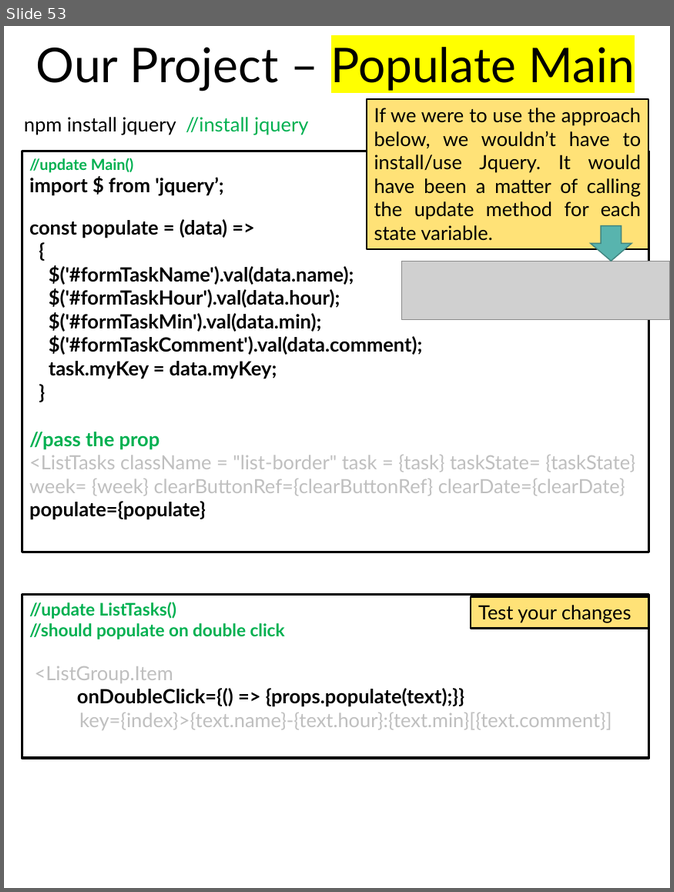
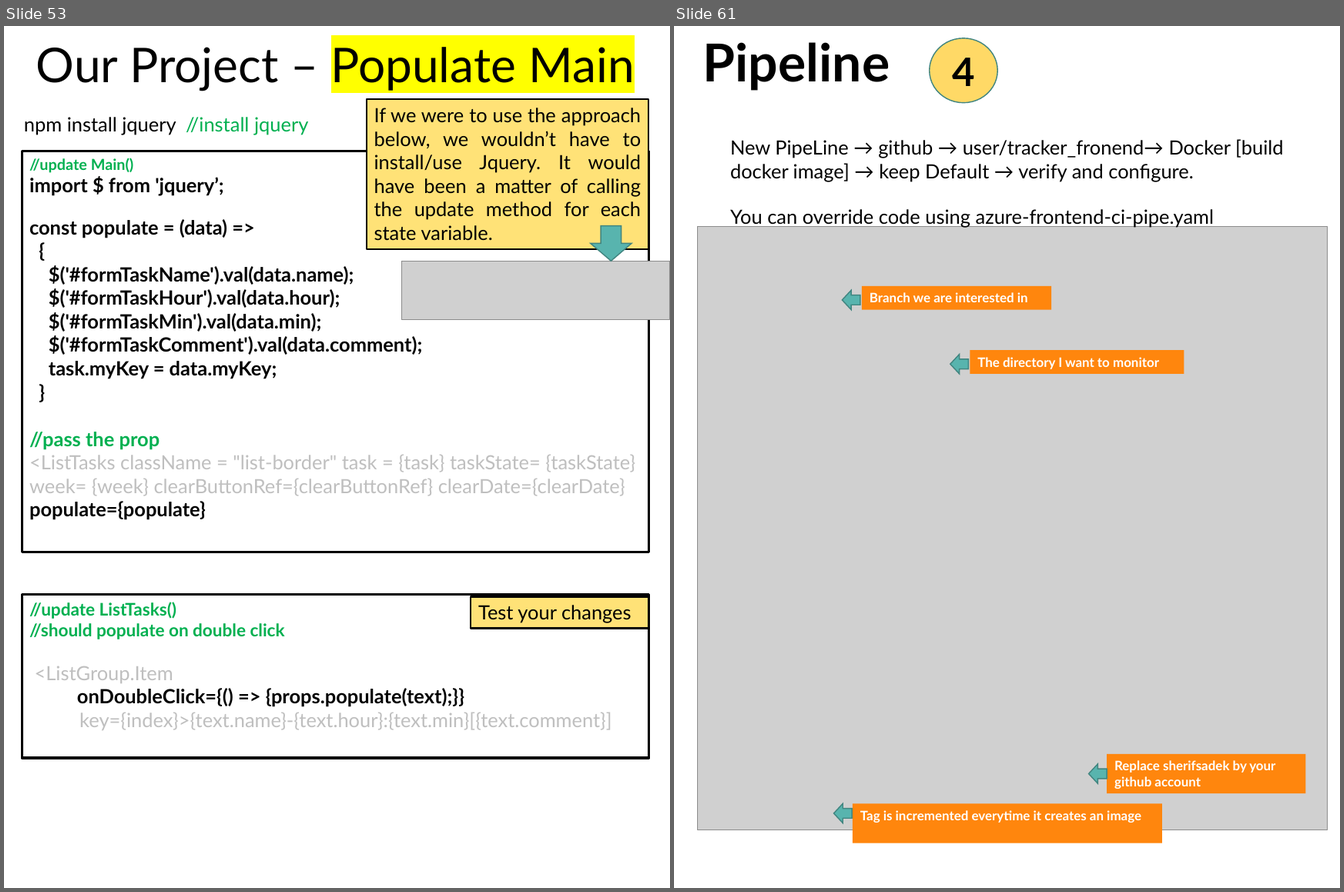
Before and after one commit to scorpion0511/mytracker, a slide deck: doc/React.pptx. Shown side by side, each under a label of ours: slide 53 before the commit, slides 53 and 61 after it; the slides between them are not shown. The pictures are 674x892 and 1344x892 pixels, drawn with LibreOffice and Linux fonts; fonts in the diff are those of the drawing; grey boxes stand for pictures. Boxes give left, top, right and bottom in pixels: in the first picture for what was removed or moved away, otherwise in the second. Text is boxed around its words. In the diff, an @@ line names an element or a change of style, - is before the commit and + after.

```diff
--- a/doc/React.pptx
+++ b/doc/React.pptx
@@ slide 61 added at (x1=674, y1=26, x2=1340, y2=888), background #FFFFFF @@
@@ text added at (x1=703, y1=42, x2=890, y2=91), 48 pt, text #000000, bold @@
+Pipeline
@@ ellipse added at (x1=930, y1=38, x2=997, y2=103), fill #FFD966, outline #418581 1 pt, 36 pt, text #000000, bold @@
+4
@@ text added at (x1=730, y1=139, x2=1284, y2=182), 18 pt, text #000000 @@
+New PipeLine → github → user/tracker_fronend→ Docker [build docker image] → keep Default → verify and configure.
@@ text added at (x1=730, y1=209, x2=1214, y2=228), 18 pt, text #000000 @@
+You can override code using azure-frontend-ci-pipe.yaml
@@ picture added at (x1=698, y1=227, x2=1328, y2=830) @@
@@ left arrow added at (x1=843, y1=290, x2=860, y2=309), fill #58B4AE, outline #418581 1 pt @@
@@ rectangle added at (x1=862, y1=286, x2=1052, y2=309), fill #FF860D, 12 pt, text #FFFFFF, bold @@
+Branch we are interested in
@@ left arrow added at (x1=950, y1=354, x2=969, y2=374), fill #58B4AE, outline #418581 1 pt @@
@@ rectangle added at (x1=970, y1=350, x2=1184, y2=374), fill #FF860D, 12 pt, text #FFFFFF, bold @@
+The directory I want to monitor
@@ left arrow added at (x1=1088, y1=764, x2=1107, y2=784), fill #58B4AE, outline #418581 1 pt @@
@@ rectangle added at (x1=1107, y1=754, x2=1305, y2=793), fill #FF860D, 12 pt, text #FFFFFF, bold @@
+Replace sherifsadek by your github account
@@ left arrow added at (x1=834, y1=804, x2=852, y2=823), fill #58B4AE, outline #418581 1 pt @@
@@ rectangle added at (x1=853, y1=804, x2=1162, y2=842), fill #FF860D, 12 pt, text #FFFFFF, bold @@
+Tag is incremented everytime it creates an image
```
Also in this commit, not shown: 11 other slides added, 6 other files.
